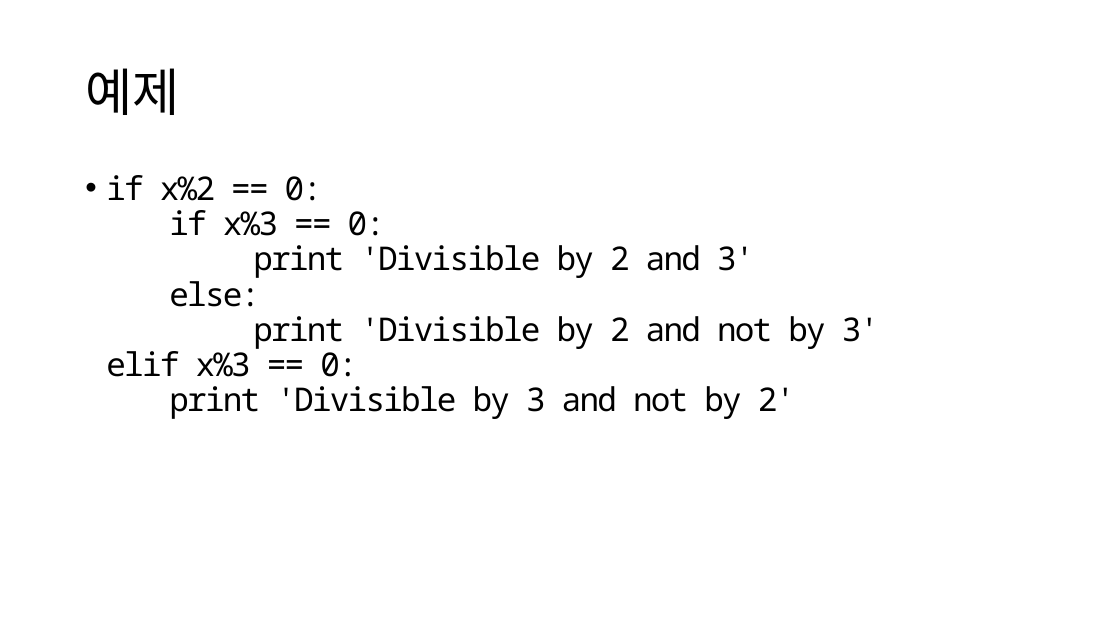
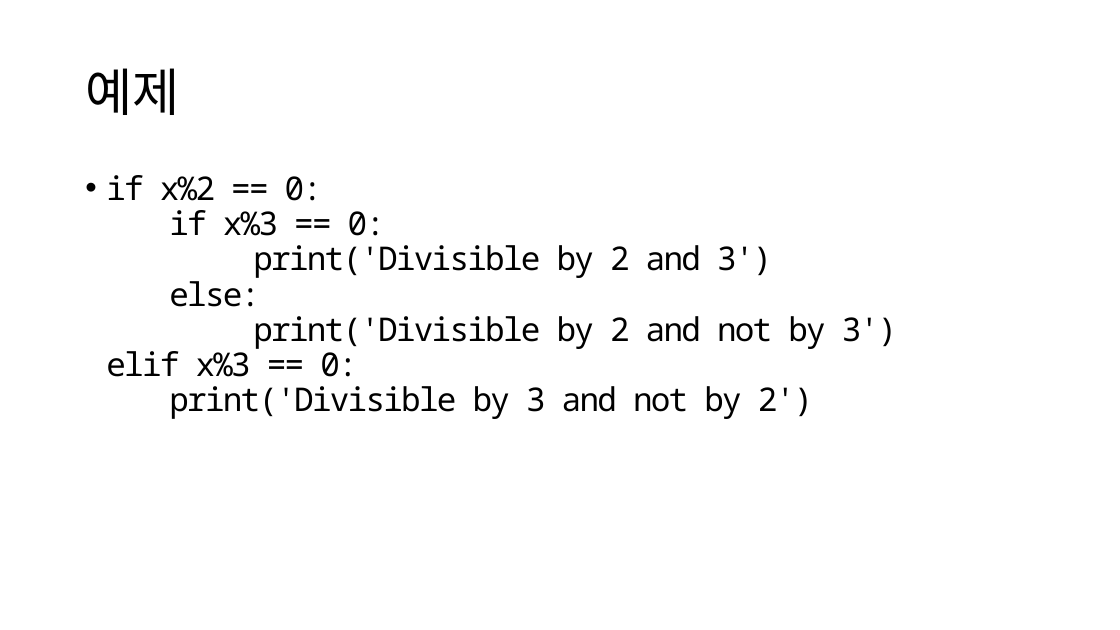
Before and after one commit to ksublee/SPuP, a slide deck: slide 12 of ppt/Python_3_조건문.pptx. Drawn at 1120x630 pixels with LibreOffice and Linux fonts; fonts in the diff are those of the drawing. Boxes give left, top, right and bottom in pixels: in the first picture for what was removed or moved away, otherwise in the second. Text is boxed around its words. In the diff, an @@ line names an element or a change of style, - is before the commit and + after.

```diff
--- a/ppt/Python_3_조건문.pptx
+++ b/ppt/Python_3_조건문.pptx
@@ text at (106,175,897,419): text changed @@
-• if x%2 == 0:
-  if x%3 == 0:
-  print 'Divisible by 2 and 3'
-  else:
-  print 'Divisible by 2 and not by 3'
-  elif x%3 == 0:
-  print 'Divisible by 3 and not by 2'
+• if x%2 == 0:
+  if x%3 == 0:
+  print('Divisible by 2 and 3')
+  else:
+  print('Divisible by 2 and not by 3')
+  elif x%3 == 0:
+  print('Divisible by 3 and not by 2')
```
Also in this commit, not shown: 22 other slides changed, 3 other files.
